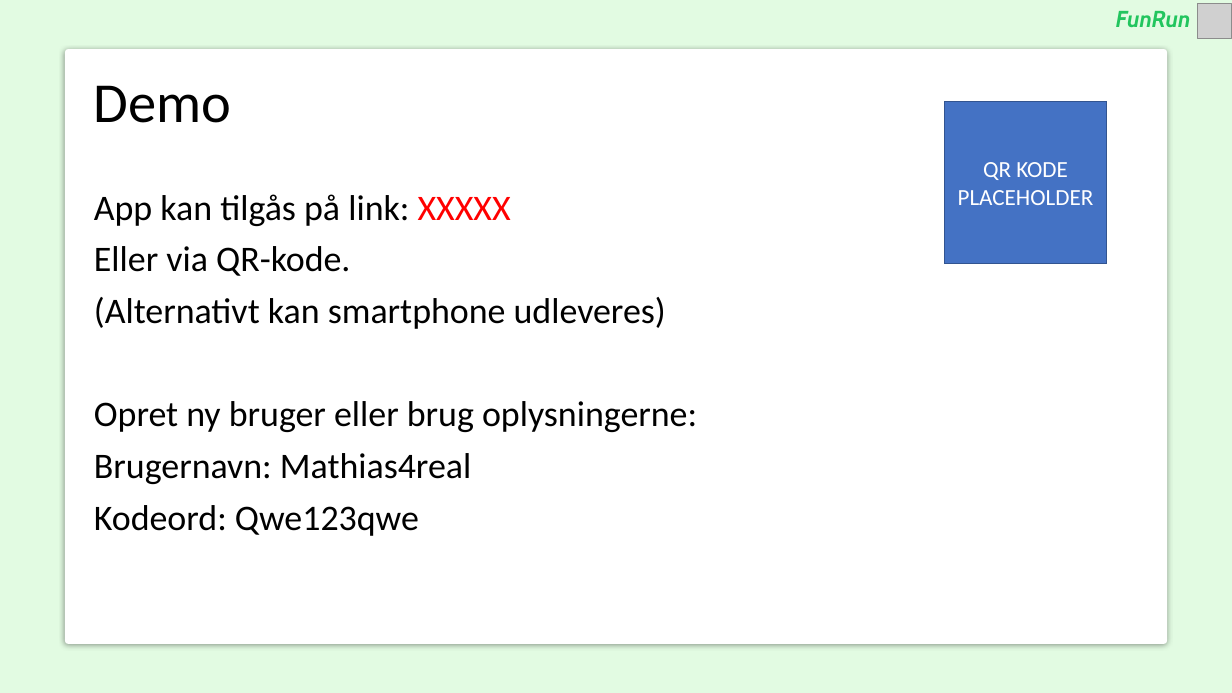
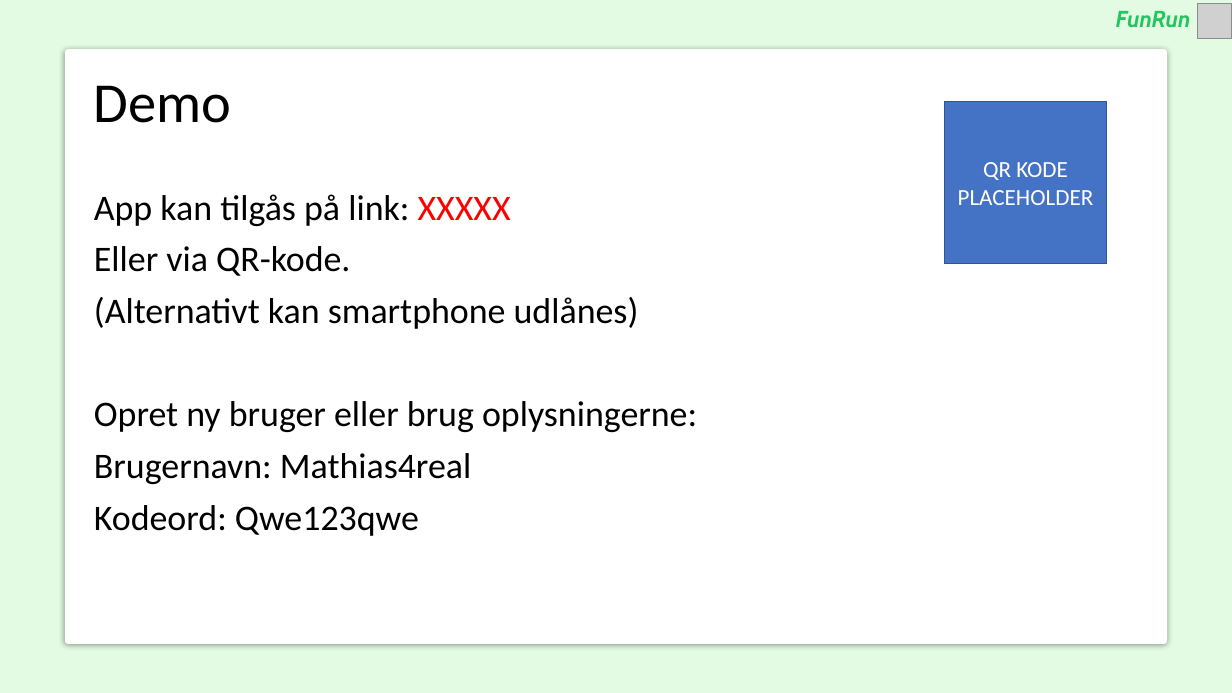
Before and after one commit to Graesholt/Svendeproeve, a slide deck: slide 3 of Fremlæggelse.pptx. Drawn at 1232x693 pixels with LibreOffice and Linux fonts; fonts in the diff are those of the drawing; grey boxes stand for pictures. Boxes give left, top, right and bottom in pixels: in the first picture for what was removed or moved away, otherwise in the second. Text is boxed around its words. In the diff, an @@ line names an element or a change of style, - is before the commit and + after.

```diff
--- a/Fremlæggelse.pptx
+++ b/Fremlæggelse.pptx
@@ text at bbox=[94, 297, 639, 329]: text changed @@
-(Alternativt kan smartphone udleveres)
+(Alternativt kan smartphone udlånes)
```
Also in this commit, not shown: 6 other slides changed, 22 other files.
